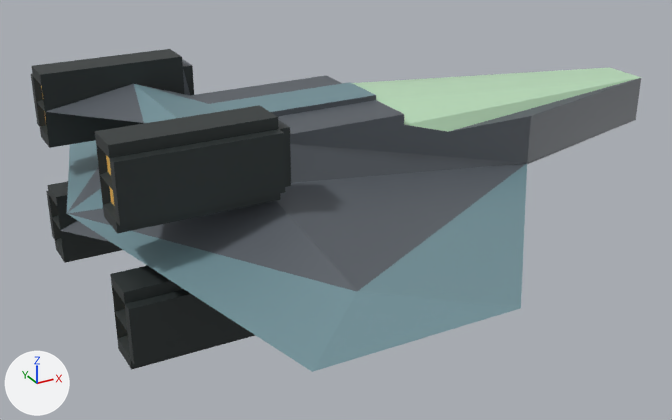
Renders of the Blender file 3D data/spaceship_player.blend from each side of a commit.
Before and after are seen from a 50 mm lens placed at (-7.93, -15.14, 6.42), pointed at (0.42, 0.03, -1.17). Lighting does not change. The marker at lower left points along +X, +Y and +Z.

The first picture shows 'Spaceship'.
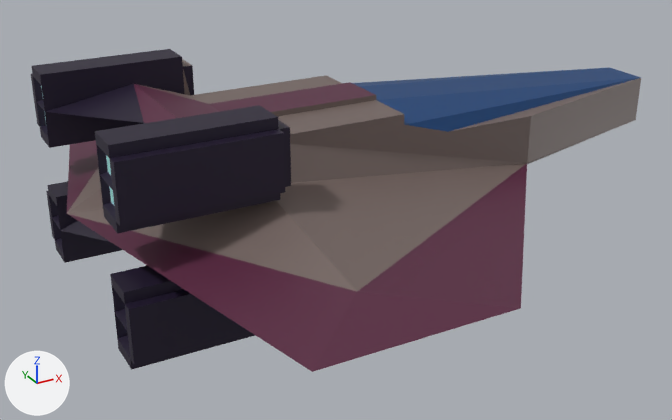
Changed parts and their boxes [x1, y1, x2, y2] in the pictures (672 x 420 px):
'Spaceship', recoloured: [33, 49, 641, 372] in both
part 1 of me_cube_001, recoloured (grey to black): [46, 84, 144, 242] in both
part 2 of me_cube_001, recoloured (cyan to grey): [68, 189, 103, 213] in both

What the commit changed:
Material 'MainMetal' (mat_mainmetal) changes colour from dark grey #5a6067 to brown #756662; in linear values from (0.102, 0.117, 0.136) to (0.178, 0.133, 0.122).
Material 'Glass' (mat_glass) changes colour from light grey #bfe2c0 to dark blue #033f76; in linear values from (0.521, 0.762, 0.525) to (0.000911, 0.0497, 0.181).
Material 'ColoredMetal' (mat_coloredmetal) changes colour from cyan #73929a to dark red #592540; in linear values from (0.171, 0.287, 0.323) to (0.0999, 0.0185, 0.0513).
Material 'Reactor' (mat_reactor) changes colour from black #2c3333 to dark purple #1e132e; in linear values from (0.025, 0.0329, 0.0329) to (0.013, 0.00651, 0.0273).
Material 'ReactorFire' (mat_reactorfire) changes colour from orange #fbc864 to cyan #bcfcfb; in linear values from (0.965, 0.578, 0.127) to (0.503, 0.973, 0.965).
me_cube_001 has 212 vertices, 411 faces and spans x -4.9..8.0, y -1.9..1.9, z -6.1..6.1.
me_cube_001 is used by ob_spaceship; location (0.0, 0.0, 0.0); rotation (1.571, 0.0, 0.0), in degrees (90, 0, 0).
me_cube_001 part 1: all 4 faces centred in x -3.7..-3.37, y -1.3..1.33, z -1.2 switch from mat_mainmetal (dark grey #5a6067) to mat_reactor (dark purple #1e132e).
me_cube_001 part 2: all 2 faces centred in x -3.63..-2.97, y -0.37..0.3, z 0.0 switch from mat_coloredmetal (cyan #73929a) to mat_mainmetal (brown #756662).
